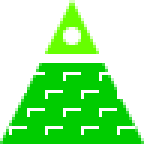
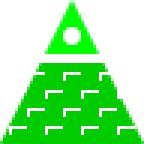
Layer changes from the first 144 × 144 image to the second:
painted on "Layer" over [45,0,99,54]
